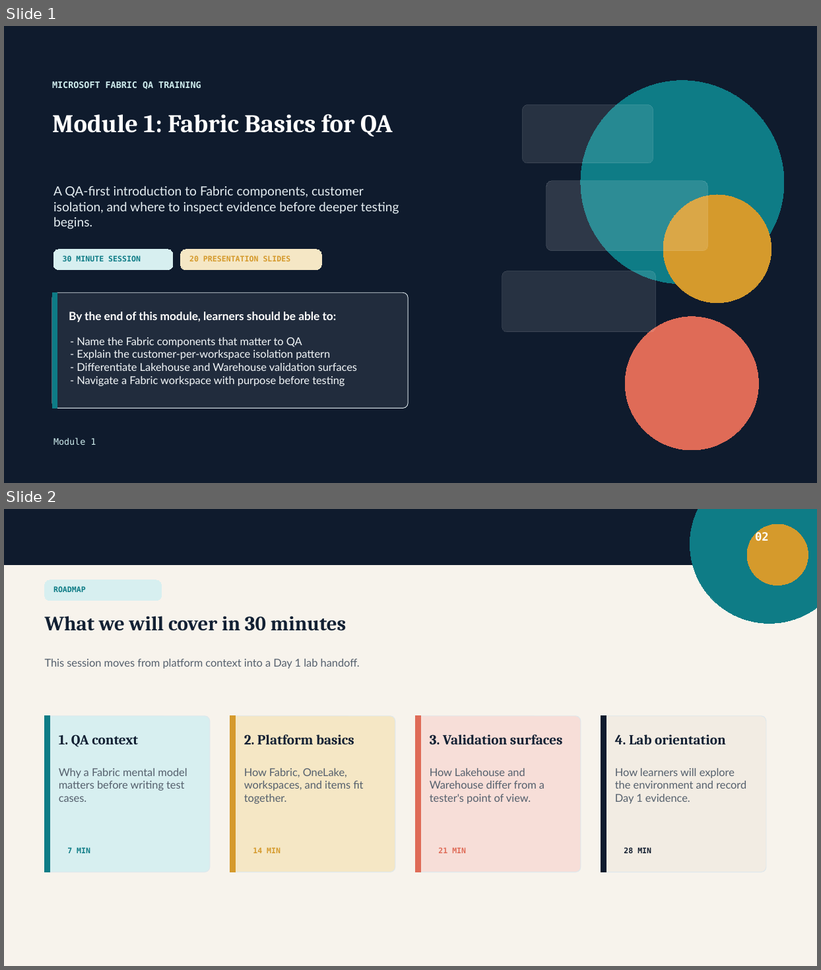
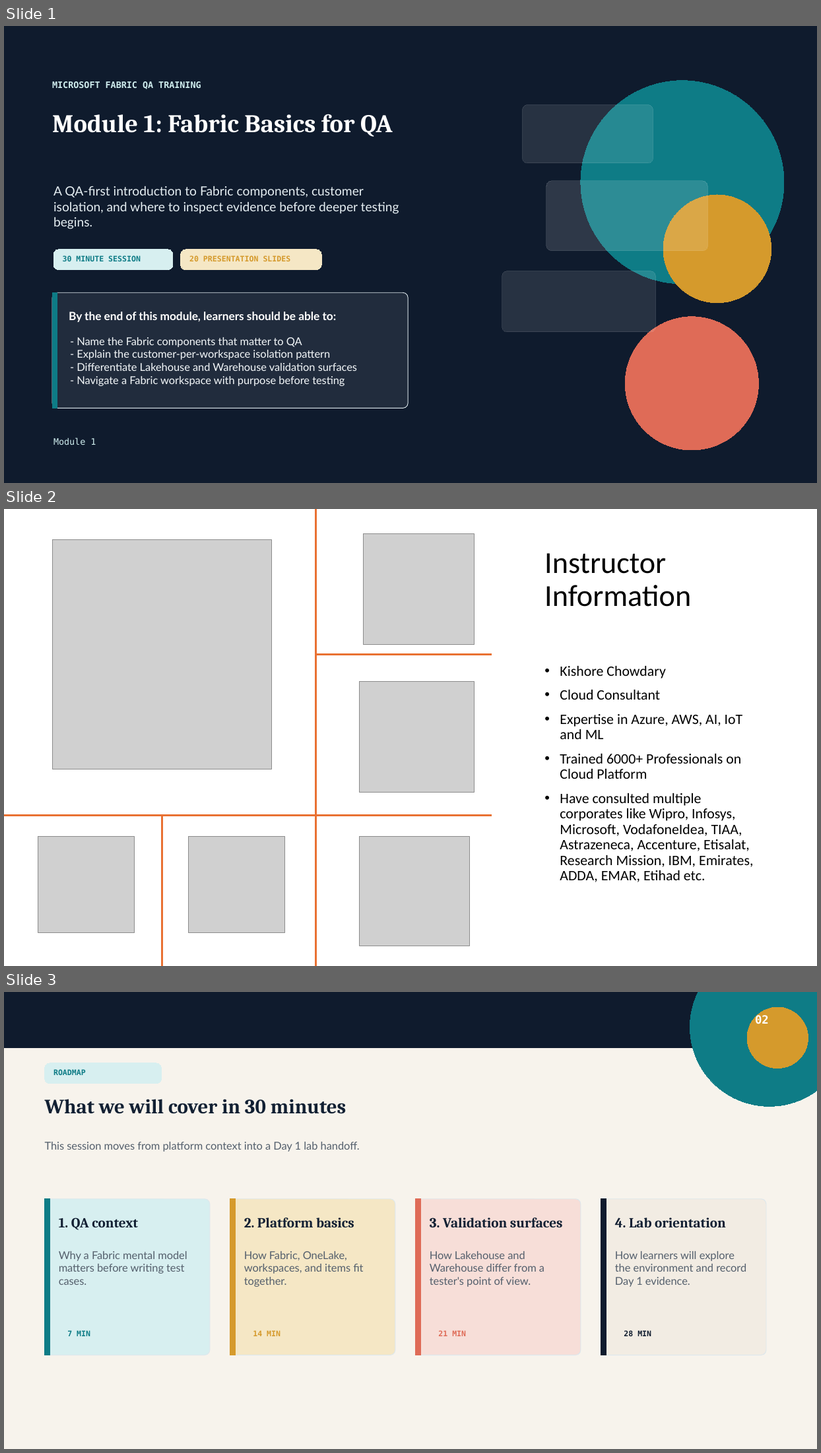
Before and after one commit to krish1711/MS-Fabric-QA-Training, a slide deck: Module 1/Module 1.pptx. Shown one above the other, each under a label of ours: slides 1 and 2 before the commit, slides 1, 2 and 3 after it. The pictures are 821x970 and 821x1453 pixels, drawn with LibreOffice and Linux fonts; fonts in the diff are those of the drawing; grey boxes stand for pictures. Boxes give left, top, right and bottom in pixels: in the first picture for what was removed or moved away, otherwise in the second. Text is boxed around its words. In the diff, an @@ line names an element or a change of style, - is before the commit and + after.

```diff
--- a/Module 1/Module 1.pptx
+++ b/Module 1/Module 1.pptx
@@ slide 2 added at [4,509,817,966], background #FFFFFF @@
@@ line added from (316, 509) to (316, 966), #E97132 2.25 pt @@
@@ picture added at [53,539,272,770] @@
@@ picture added at [364,534,475,644] @@
@@ title added at [545,553,691,607], 36 pt, text #000000 @@
+Instructor Information
@@ line added from (316, 655) to (492, 655), #E97132 2.25 pt @@
@@ text added at [560,666,754,883], 17 pt, text #000000 @@
+• Kishore Chowdary
+• Cloud Consultant
+• Expertise in Azure, AWS, AI, IoT and ML
+• Trained 6000+ Professionals on Cloud Platform
+• Have consulted multiple corporates like Wipro, Infosys, Microsoft, VodafoneIdea, TIAA, Astrazeneca, Accenture, Etisalat, Research Mission, IBM, Emirates, ADDA, EMAR, Etihad etc.
@@ picture added at [359,682,474,793] @@
@@ line added from (4, 816) to (492, 816), #E97132 2.25 pt @@
@@ line added from (162, 816) to (162, 966), #E97132 2.25 pt @@
@@ picture added at [38,836,135,933] @@
@@ picture added at [188,836,284,933] @@
@@ picture added at [360,836,469,947] @@
@@ what was slide 2 is now slide 3 @@
```
Also in this commit, not shown: 5 slides changed, 2 other files.
